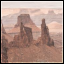
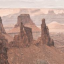
Two versions of the same layered image (64×64). Layer-by-layer changes:
removed layer "overlay" (was overlay, 50%) over [1, 1, 63, 63]
removed layer "border" over [0, 0, 64, 64]
